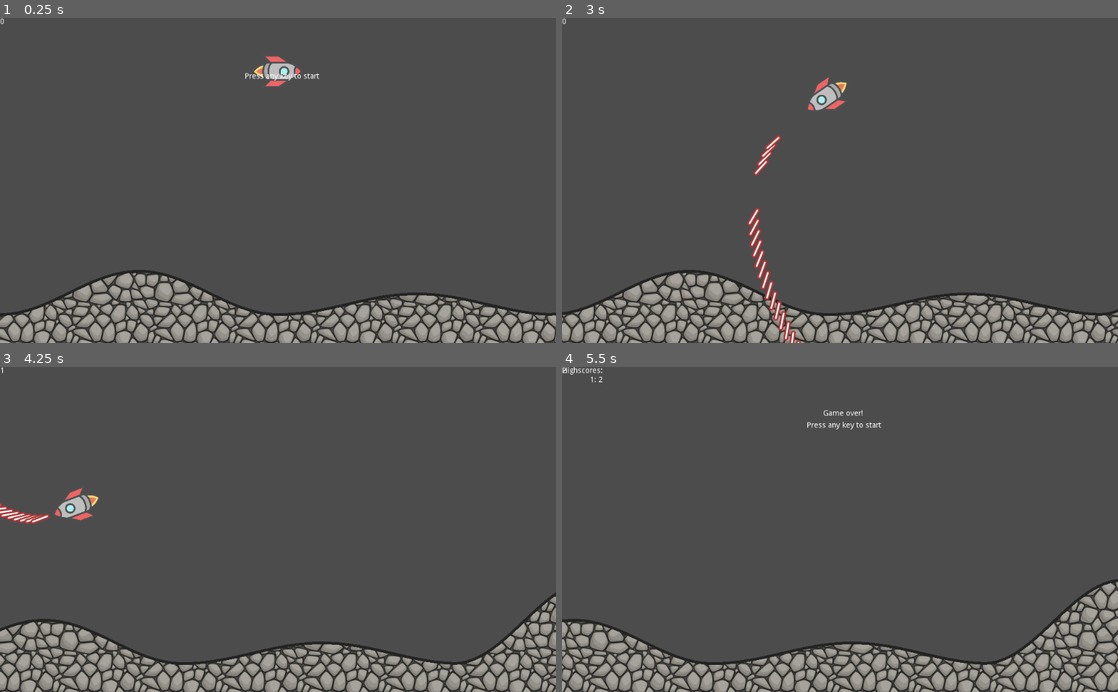
Above: before the commit, frames 1-4 (two rows, left to right).
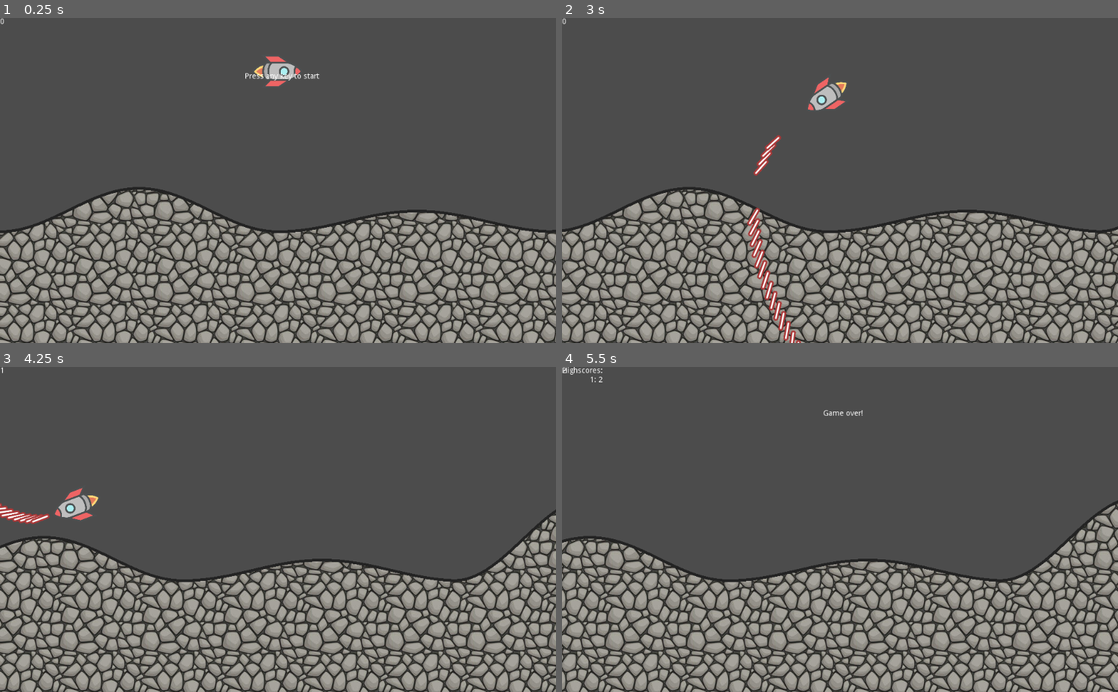
Above: after the commit, the same moments.

Repository: marcmos/space-shooter
Game: Godot game, scene res://Game.tscn
Same seed, same stepped clock (60 frames per second), same inputs: the game is played once before the commit and once after it.
Inputs:
- Up to frame 1 (0.25 s): no input
- Up to frame 2 (3 s): tap Enter at 0.5, 2, 2.75 s; hold D (right) 0.53-1.28 s; hold Space (shoot) 0.53-1.28 s; hold A (left) 1.28-2.03 s; tap Space (shoot) at 1.35, 2.85 s; hold D (right) 2.03-2.78 s; hold Space (shoot) 2.03-2.78 s; hold W (up) from 2.78 s (still down)
- Up to frame 3 (4.25 s): release W (up) at 3.53 s; hold A (left) from 3.53 s (still down); hold Space (shoot) from 3.53 s (still down)
- Up to frame 4 (5.5 s): keep holding A (left); release Space (shoot) at 4.28 s; tap Space (shoot) at 4.35 s; tap Enter at 5 s; hold Space (shoot) from 5.03 s (still down)

The runs differ from the first frame. In frame 1, 23% of the frame differs, in the area x 0-100%, y 51-92%; in frame 2, 22%; in frame 3, 23%; in frame 4, 31%, in the area x 0-100%, y 16-100%.

Commit message:
Destroy mobs on bullet collision

Diff:
--- a/Game.gd
+++ b/Game.gd
@@ -31,13 +31,8 @@
 		level.queue_free()
 		level = null
 
-func _on_Mob_hit():
-	#mob_hits += 1
-	pass
-
 func _on_RestartTimer_timeout():
 	restart_cooldown = false
-	print("restart now possible")
 
 func _on_Level_game_over(score):
 	game_over()
--- a/Game.tscn
+++ b/Game.tscn
@@ -13,7 +13,7 @@
 
 [node name="Score" type="Label" parent="HUD"]
 margin_bottom = 14.0
-text = "x"
+text = "Score: 0"
 
 [node name="Label" type="Label" parent="HUD"]
 margin_left = 450.639
--- a/Level.gd
+++ b/Level.gd
@@ -19,7 +19,6 @@
 	game_over = true
 	$Player/Camera2D.current = false
 	$MobTimer.stop()
-	print("emitting game over")
 	emit_signal("game_over", score())
 
 func score():
@@ -31,6 +30,8 @@
 	mob.position = Vector2($Player.position.x + rand_range(1000, 5000), -rand_range(100, 200))
 	mob.linear_velocity = Vector2(-rand_range(score() + 200, score() * 2), rand_range(0, 200))
 	mob.angular_velocity = rand_range(-2, 2)
+
+	mob.connect("hit", self, "_on_Mob_hit")
 
 	add_child(mob)
 
@@ -63,3 +64,6 @@
 
 func _on_MobTimer_timeout():
 	spawn_mob()
+
+func _on_Mob_hit():
+	mob_hits += 1
--- a/Mob.tscn
+++ b/Mob.tscn
@@ -17,3 +17,5 @@
 
 [node name="CollisionShape2D" type="CollisionShape2D" parent="."]
 shape = SubResource( 1 )
+
+[connection signal="body_entered" from="." to="." method="_on_Mob_body_entered"]
--- a/Terrain.gd
+++ b/Terrain.gd
@@ -43,8 +43,8 @@
 	terrain = Array()
 
 	screensize = get_viewport().get_visible_rect().size
-	#var start_y = screensize.y * 3/4 + (-hill_range + randi() % hill_range * 2)
-	var start_y = screensize.y * 3 / 4
+	var start_y = screensize.y * 3/5 - (randi() % hill_range)
+	#var start_y = screensize.y * 3 / 5
 
 	terrain.append(Vector2(0, start_y))
 	add_hills()
